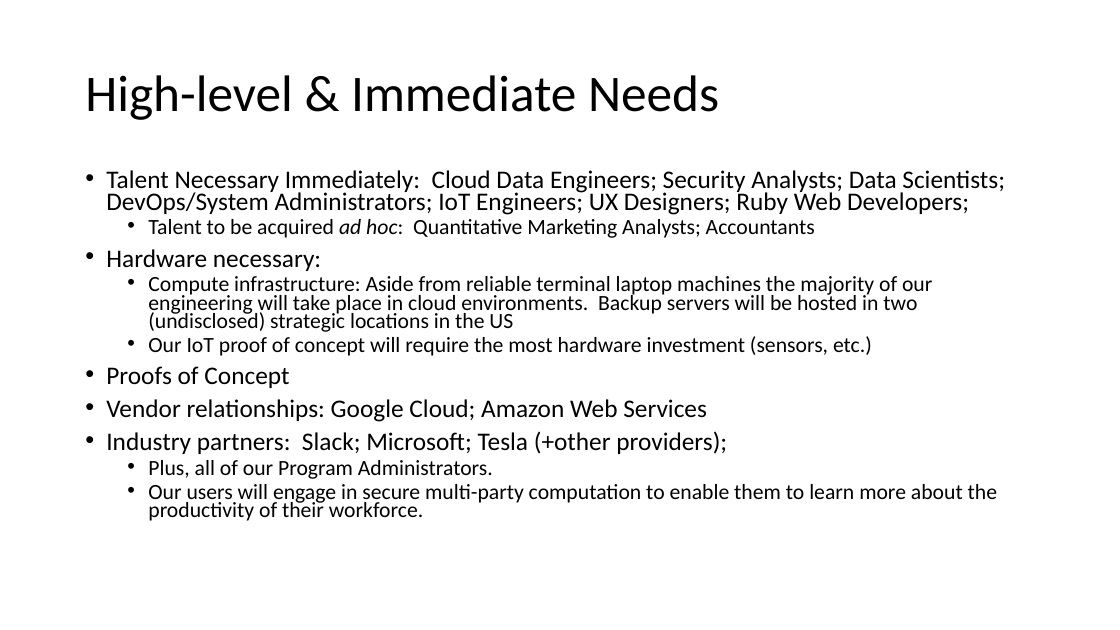
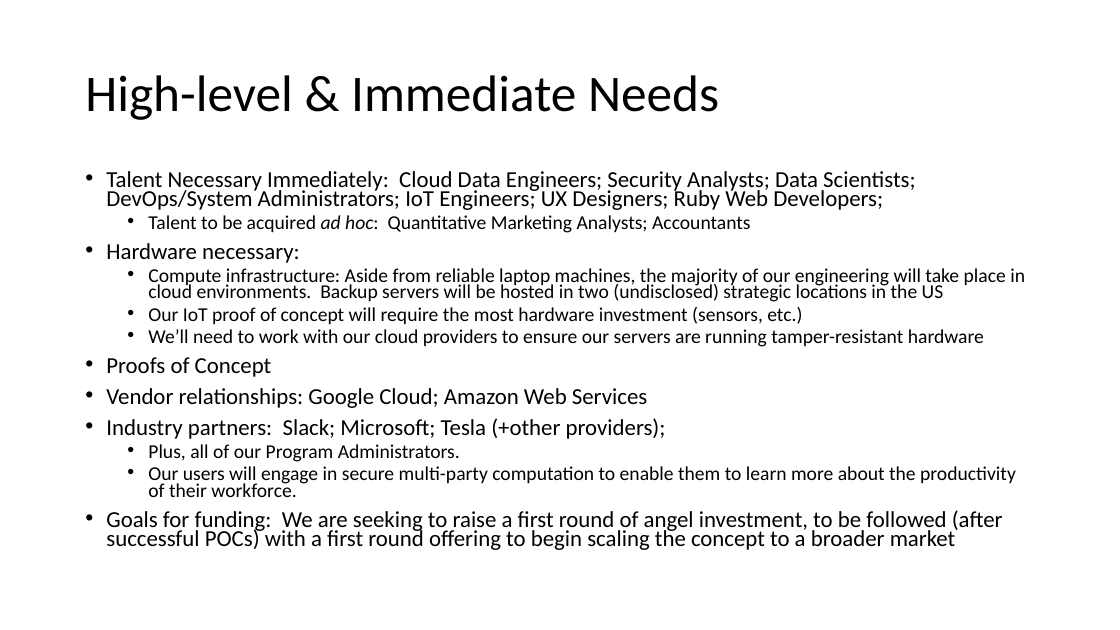
Before and after one commit to paulmattheww/csci-e-11-challenges-opportunities-bigdata-iot-cybersecurity, a slide deck: slide 7 of Business Proposal.pptx (slide 2 before the commit). Drawn at 1120x630 pixels with LibreOffice and Linux fonts; fonts in the diff are those of the drawing. Boxes give left, top, right and bottom in pixels: in the first picture for what was removed or moved away, otherwise in the second. Text is boxed around its words. In the diff, an @@ line names an element or a change of style, - is before the commit and + after.

```diff
--- a/Business Proposal.pptx
+++ b/Business Proposal.pptx
@@ text at [106, 171, 1016, 497]: size 21.7 to 19.6 pt in "Talent Necessary Immediately: Cloud Data Engineers; Security ...", "Hardware necessary:", "Proofs of Concept", "Vendor relationships: Google Cloud; Amazon Web Services" and 1 more places; size 18.6 to 16.8 pt in "Talent to be acquired ad hoc: Quantitative ...", "Our IoT proof of concept will require ...", "Plus, all of our Program Administrators.", "Our users will engage in secure multi-party ..." @@
@@ text at [148, 268, 1025, 302]: text changed; size 18.6 to 16.8 pt @@
-  • Compute infrastructure: Aside from reliable terminal laptop machines the majority of our engineering will take place in cloud environments. Backup servers will be hosted in two (undisclosed) strategic locations in the US
+  • Compute infrastructure: Aside from reliable laptop machines, the majority of our engineering will take place in cloud environments. Backup servers will be hosted in two (undisclosed) strategic locations in the US
@@ text at [148, 329, 984, 347]: paragraph added @@
+  • We’ll need to work with our cloud providers to ensure our servers are running tamper-resistant hardware
@@ text at [106, 510, 1003, 550]: paragraph added @@
+• Goals for funding: We are seeking to raise a first round of angel investment, to be followed (after successful POCs) with a first round offering to begin scaling the concept to a broader market
```
Also in this commit, not shown: 3 other slides changed, 4 slides added, 3 other files.
